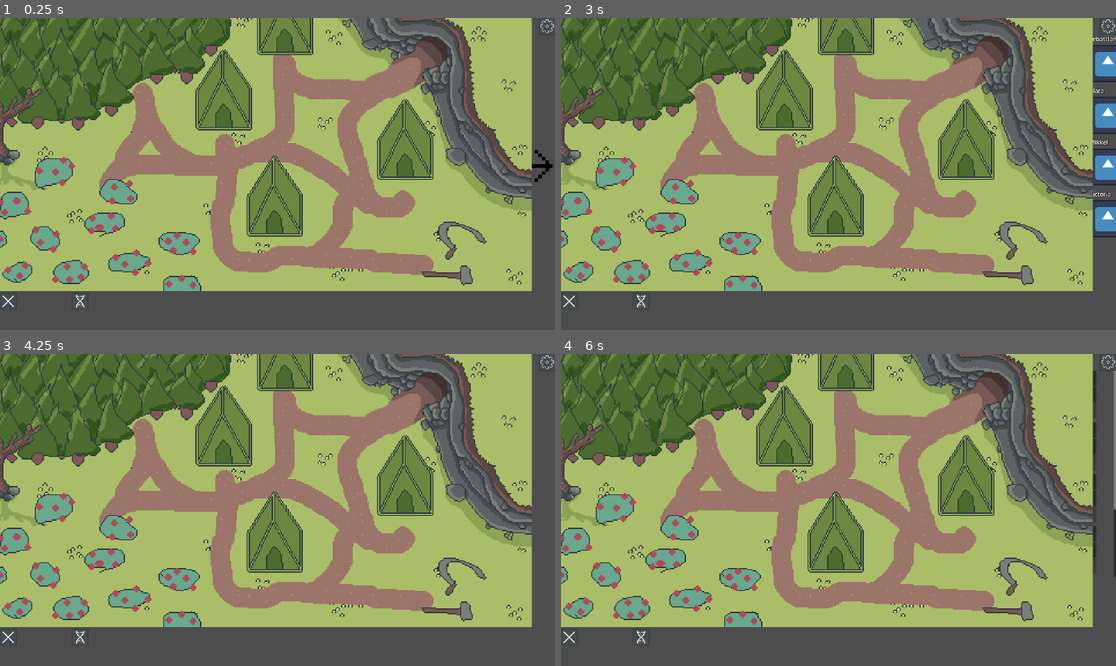
Above: before the commit, frames 1-4 (two rows, left to right).
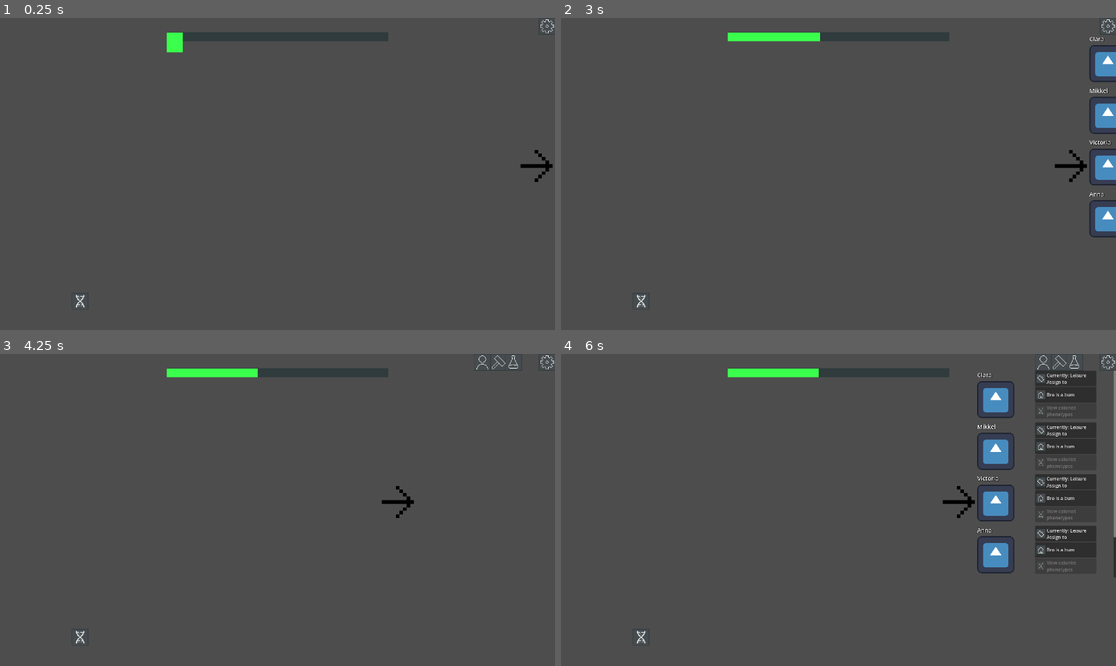
Above: after the commit, the same moments.

Repository: Lueegee1/EksamenDDU
Game: Godot game, scene res://Scenes/Root.tscn
Two runs of this game, one before a commit and one after it. Both use one fixed random seed, a clock stepped at 60 frames per second and the inputs below. The engine's default icon, where the game draws it, is replaced by a stand-in: a white triangle on a blue panel in a dark square.
Inputs (mouse positions are in pixels of both pictures, inside the frame that each line leads up to):
- Up to frame 1 (0.25 s): no input
- Up to frame 2 (3 s): click (572, 301) at 0.52 s; click (644, 301) at 1.25 s; click (1110, 27) at 2 s; click (1099, 164) at 2.75 s
- Up to frame 3 (4.25 s): click (538, 363) at 3.5 s
- Up to frame 4 (6 s): click (1060, 363) at 4.25 s; click (1077, 363) at 5 s; click (1043, 363) at 5.75 s

The runs differ from the first frame. In frame 1, 79% of the frame differs, in the area x 0-96%, y 0-94%; in frame 2, 79%; in frame 3, 79%; in frame 4, 80%, in the area x 0-100%, y 0-94%.

Commit message:
Fixed and updated UI

Diff:
--- a/ddu-eksamen/Scenes/Game.tscn
+++ b/ddu-eksamen/Scenes/Game.tscn
@@ -184,6 +184,7 @@
 texture_pressed = ExtResource("12_356ba")
 
 [node name="Button5" type="TextureButton" parent="UI/MenuButtons" unique_id=1574702413]
+visible = false
 layout_mode = 0
 offset_top = 184.0
 offset_right = 40.0
@@ -281,6 +282,7 @@
 position = Vector2(608, 369)
 
 [node name="Eliots seje ting" type="CanvasLayer" parent="." unique_id=1257076175]
+visible = false
 offset = Vector2(300, 81)
 scale = Vector2(4, 4)
 transform = Transform2D(4, 0, 0, 4, 300, 81)
--- /dev/null
+++ b/ddu-eksamen/Scenes/ResearchCard.gd
@@ -0,0 +1,15 @@
+extends Control
+
+func setup(index):
+
+#	$Group1/Sprite.texture = load()
+	$Group1/Label.text = Global.GameManager.researches[index]["name"]
+
+# Called when the node enters the scene tree for the first time.
+func _ready() -> void:
+	pass # Replace with function body.
+
+
+# Called every frame. 'delta' is the elapsed time since the previous frame.
+func _process(delta: float) -> void:
+	pass
--- /dev/null
+++ b/ddu-eksamen/Scenes/ResearchCard.tscn
@@ -0,0 +1,109 @@
+[gd_scene format=3 uid="uid://barv34ofqxwg1"]
+
+[ext_resource type="Script" uid="uid://r5gr2qn7nuh1" path="res://Scenes/ResearchCard.gd" id="1_f2vpl"]
+[ext_resource type="Texture2D" uid="uid://wf57ycnil5u2" path="res://icon.svg" id="2_04l2y"]
+[ext_resource type="Texture2D" uid="uid://t8q6w2csfxu7" path="res://Assets/temp files/buttons/Sprite-0003-Sheet8.png" id="2_xehxn"]
+[ext_resource type="Texture2D" uid="uid://csbv60p3aqecs" path="res://Assets/temp files/buttons/Sprite-0003-Sheet-Sheet8.png" id="3_f2vpl"]
+
+[sub_resource type="LabelSettings" id="LabelSettings_dhpgx"]
+font_size = 20
+outline_size = 2
+outline_color = Color(0, 0, 0, 1)
+shadow_size = 4
+shadow_color = Color(0, 0, 0, 0.8039216)
+
+[node name="ResearchCard" type="Control" unique_id=768999311]
+custom_minimum_size = Vector2(415, 175)
+layout_mode = 3
+anchors_preset = 0
+offset_right = 415.0
+offset_bottom = 175.0
+script = ExtResource("1_f2vpl")
+
+[node name="Group1" type="Control" parent="." unique_id=2109116533]
+anchors_preset = 0
+offset_right = 40.0
+offset_bottom = 40.0
+
+[node name="Sprite" type="Sprite2D" parent="Group1" unique_id=1149236437]
+position = Vector2(64, 100)
+texture = ExtResource("2_04l2y")
+
+[node name="Label" type="Label" parent="Group1" unique_id=796735701]
+layout_mode = 0
+offset_right = 173.0
+offset_bottom = 59.0
+text = "Name of research
+"
+label_settings = SubResource("LabelSettings_dhpgx")
+
+[node name="Label2" type="Label" parent="Group1" unique_id=43062341]
+layout_mode = 0
+offset_left = 255.0
+offset_right = 414.0
+offset_bottom = 152.0
+text = "Cost:
+112
+231
+232
+44"
+label_settings = SubResource("LabelSettings_dhpgx")
+horizontal_alignment = 2
+
+[node name="Label3" type="Label" parent="Group1" unique_id=386586081]
+layout_mode = 0
+offset_left = 132.0
+offset_top = 140.0
+offset_right = 226.0
+offset_bottom = 168.0
+text = "Research:"
+label_settings = SubResource("LabelSettings_dhpgx")
+horizontal_alignment = 2
+
+[node name="TextureButton" type="TextureButton" parent="Group1" unique_id=1360335245]
+layout_mode = 0
+offset_left = 235.0
+offset_top = 140.0
+offset_right = 267.0
+offset_bottom = 172.0
+texture_normal = ExtResource("2_xehxn")
+texture_pressed = ExtResource("3_f2vpl")
+
+[node name="Label4" type="Label" parent="Group1" unique_id=1870785312]
+layout_mode = 0
+offset_left = 131.0
+offset_top = 110.0
+offset_right = 232.0
+offset_bottom = 138.0
+text = "View desc:"
+label_settings = SubResource("LabelSettings_dhpgx")
+horizontal_alignment = 2
+
+[node name="TextureButton2" type="TextureButton" parent="Group1" unique_id=1871101407]
+layout_mode = 0
+offset_left = 235.0
+offset_top = 110.0
+offset_right = 267.0
+offset_bottom = 142.0
+texture_normal = ExtResource("2_xehxn")
+texture_pressed = ExtResource("3_f2vpl")
+
+[node name="Group 2" type="Control" parent="." unique_id=1699188147]
+visible = false
+anchors_preset = 0
+offset_right = 40.0
+offset_bottom = 40.0
+
+[node name="ColorRect" type="ColorRect" parent="Group 2" unique_id=1043464031]
+layout_mode = 0
+offset_right = 415.0
+offset_bottom = 175.0
+color = Color(0, 0, 0, 1)
+
+[node name="Label4" type="Label" parent="Group 2" unique_id=1500320946]
+layout_mode = 0
+offset_right = 415.0
+offset_bottom = 175.0
+text = "View desc lorum ipsum View desc lorum ipsum View desc lorum ipsum View desc lorum ipsum View desc lorum ipsum View desc lorum ipsum View desc lorum ipsum View desc lorum ipsum View desc "
+label_settings = SubResource("LabelSettings_dhpgx")
+autowrap_mode = 3
--- a/ddu-eksamen/Scripts/UI.gd
+++ b/ddu-eksamen/Scripts/UI.gd
@@ -10,6 +10,7 @@
 @onready var colonist_menu = $RootMenu/ColonistScroll
 
 const character_card = preload("res://Scenes/ColonistCard.tscn")
+const research_card = preload("res://Scenes/ResearchCard.tscn")
 const bar_max_width = 768.0  # 2/5 of 1920
 const bar_height = 30
 const lerp_speed = 0.1
@@ -25,6 +26,7 @@
 var colonist_open = false
 
 var colonists_card_dict: Dictionary = {}
+var research_card_dict: Dictionary ={}
 
 func position_elements() -> void:
 	#Bar
@@ -72,7 +74,7 @@
 	buttons[2].position.x =move_toward(buttons[2].position.x,root_pos.x*0.285, 0.27*speed*delta)
 	buttons[3].position.x =move_toward(buttons[3].position.x,root_pos.x*0.285+(1*0.45*30), 0.27*speed*delta)
 	buttons[5].position.x =move_toward(buttons[5].position.x,root_pos.x*0.285+(2*0.45*30), 0.27*speed*delta)
-	buttons[8].set_position(Vector2((screen_dim.x/4+4) +(-root_closed_pos.x + root_menu.position.x)/4,screen_dim.y/10))
+	buttons[8].position.x = move_toward(buttons[8].position.x, (screen_dim.x/4+4) +(root_pos.x-root_closed_pos.x)/4, 0.255*speed*delta)
 	#Unreadable logic
 	if not build_open:
 		build_menu.visible = false
@@ -87,15 +89,33 @@
 	else:
 		colonist_menu.visible = true
 
+	#Make colonist menu
 	for character in Global.GameManager.colonist_dict:
 		if character not in colonists_card_dict:
 			var card = character_card.instantiate()
 			$RootMenu/ColonistScroll/ColonistMenu.add_child(card)
 			card.setup(character, "res://icon.svg")
 			colonists_card_dict[character] = card
+
+	var to_remove = []
 	for character in colonists_card_dict:
 		if character not in Global.GameManager.colonist_dict:
-			$RootMenu/ColonistMenu.remove_child(colonists_card_dict[character])
+			to_remove.append(character)
+	for character in to_remove:
+		$RootMenu/ColonistScroll/ColonistMenu.remove_child(colonists_card_dict[character])
+		colonists_card_dict.erase(character)
+	#Make research menu
+
+	for research in range(Global.GameManager.researches.size()):
+		research +=1
+		if Global.GameManager.meet_research_requirements(research):
+			var card = research_card.instantiate()
+			$RootMenu/ResearchScroll/ResearchMenu.add_child(card)
+			card.setup(research)
+			research_card_dict[research] = card
+	for research in research_card_dict:
+		if research not in Global.GameManager.colonist_dict:
+			$RootMenu/ResearchScroll/ResearchMenu.remove_child(research_card_dict[research])
 
 func _ready() -> void:
 	position_elements()
@@ -140,6 +160,7 @@
 			colonist_open = false
 			build_open = false
 	if button == buttons[6]:
+		Global.GameManager.kill_colonist($RootMenu/ColonistScroll/ColonistMenu.get_child(1).name_tag.text)
 		print("button 7")
 	if button == buttons[7]:
 		print("button 8")
--- a/ddu-eksamen/data/research.json
+++ b/ddu-eksamen/data/research.json
@@ -12,7 +12,7 @@
 	"10": {"name":"Library","cost":[4,150,75,0],"requirements":[6,8,9],"description": "A better place to research, here you may even come up with all new ideas", "icons": "", "researched":0},
 	"11": {"name":"Statues","cost":[2,0,50,0],"requirements":[8],"description": "Some statues to decortate the town, I'm sure the colonists will apreciate this", "icons": "", "researched":0},
 	"12": {"name":"Fountain","cost":[3,0,75,0],"requirements":[11],"description": "A nice fountain, throw in a coin and make a wish", "icons": "", "researched":0},
-	"13": {"name":"Milker pails andn Roosts","cost":[6,100,50,0],"requirements":[2,5],"description": "", "icons": "", "researched":0},
+	"13": {"name":"Milker pails and Roosts","cost":[6,100,50,0],"requirements":[2,5],"description": "", "icons": "", "researched":0},
 	"14": {"name":"Electronics","cost":[6,0,100,0],"requirements":[10],"description": "Study the posibilities of electronics for improving the colony", "icons": "", "researched":0},
 	"15": {"name":"Biotech","cost":[6,100,0,0],"requirements":[10],"description": "Study the posibilities of biotechnology for improving the colony", "icons": "", "researched":0},
 	"16": {"name":"Drills","cost":[8,0,200,0],"requirements":[14],"description": "Make drills the serve as improved mining tools, improving efficiency in the mines", "icons": "", "researched":0},
Not shown, added: ddu-eksamen/Scenes/ResearchCard.gd.uid
